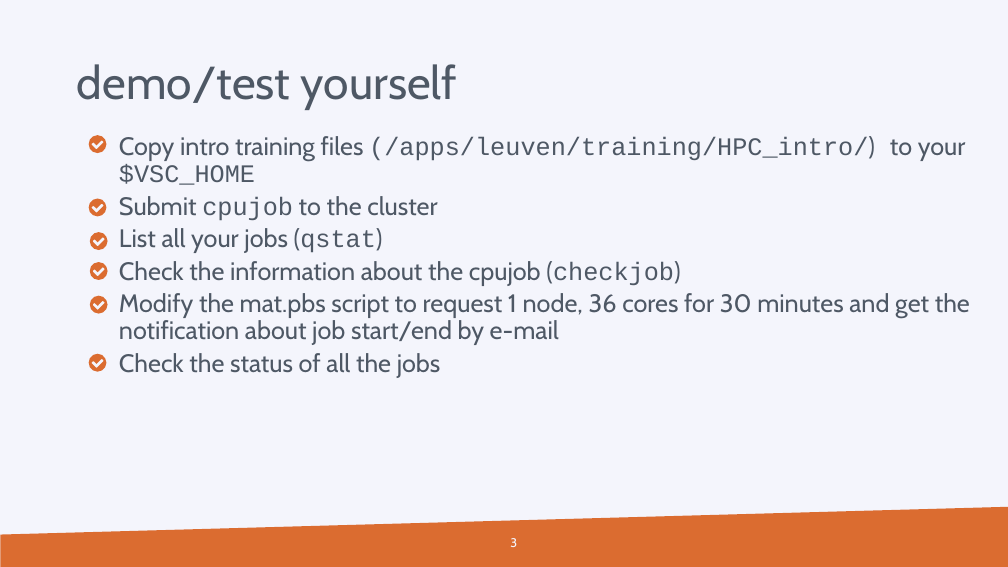
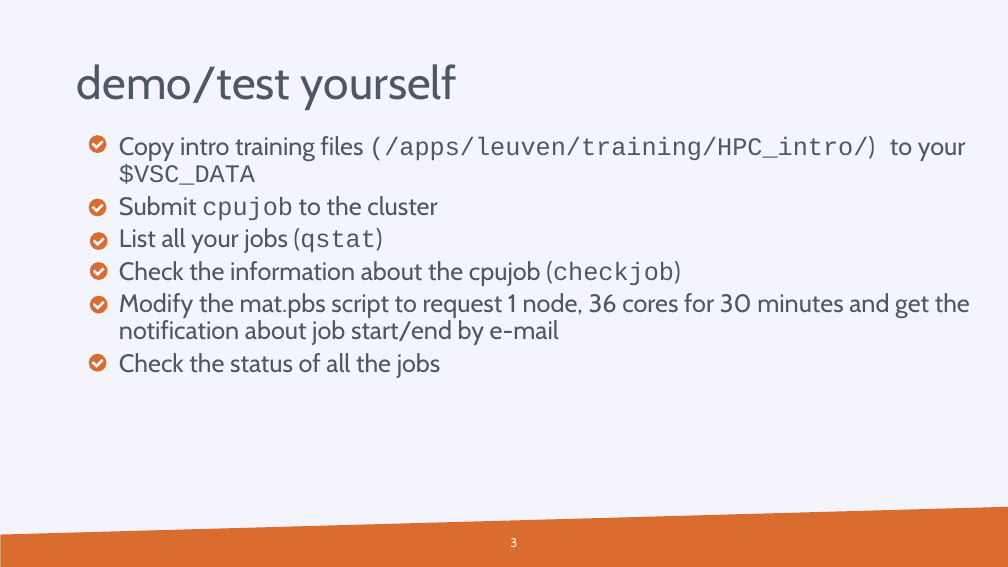
Before and after one commit to hpcleuven/HPC-intro, a slide deck: slide 3 of VSCintro-demo.pptx. Drawn at 1008x567 pixels with LibreOffice and Linux fonts; fonts in the diff are those of the drawing; background and template pictures are left out. Boxes give left, top, right and bottom in pixels: in the first picture for what was removed or moved away, otherwise in the second. Text is boxed around its words. In the diff, an @@ line names an element or a change of style, - is before the commit and + after.

```diff
--- a/VSCintro-demo.pptx
+++ b/VSCintro-demo.pptx
@@ text at [119,136,966,185]: text changed @@
-    Copy intro training files (/apps/leuven/training/HPC_intro/) to your $VSC_HOME
+    Copy intro training files (/apps/leuven/training/HPC_intro/) to your $VSC_DATA
```
Also in this commit, not shown: 2 other slides changed, 3 slides removed.
